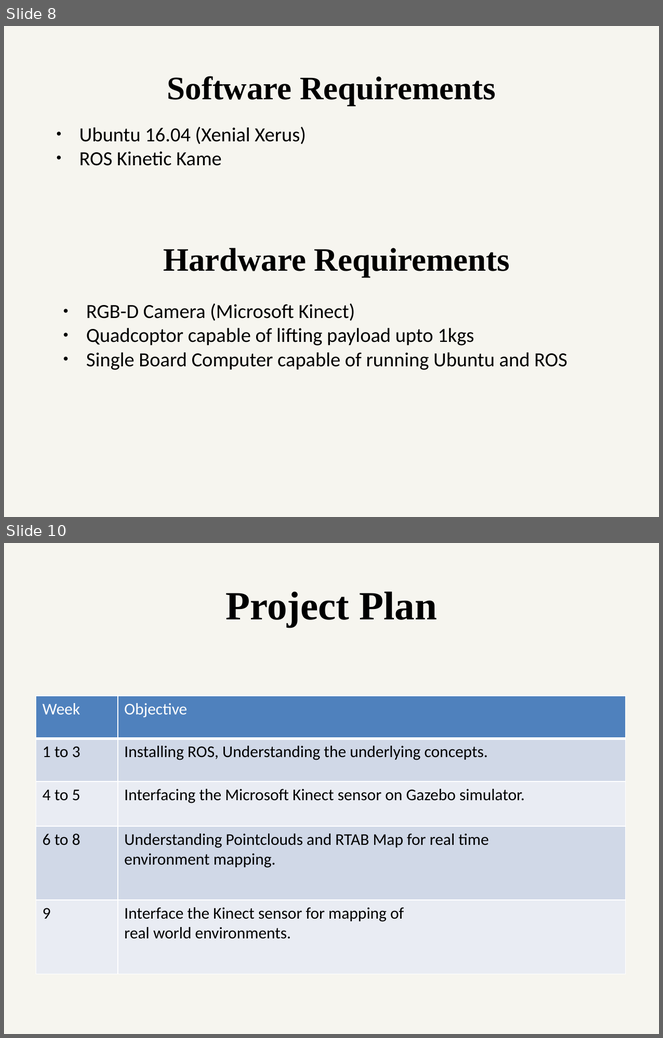
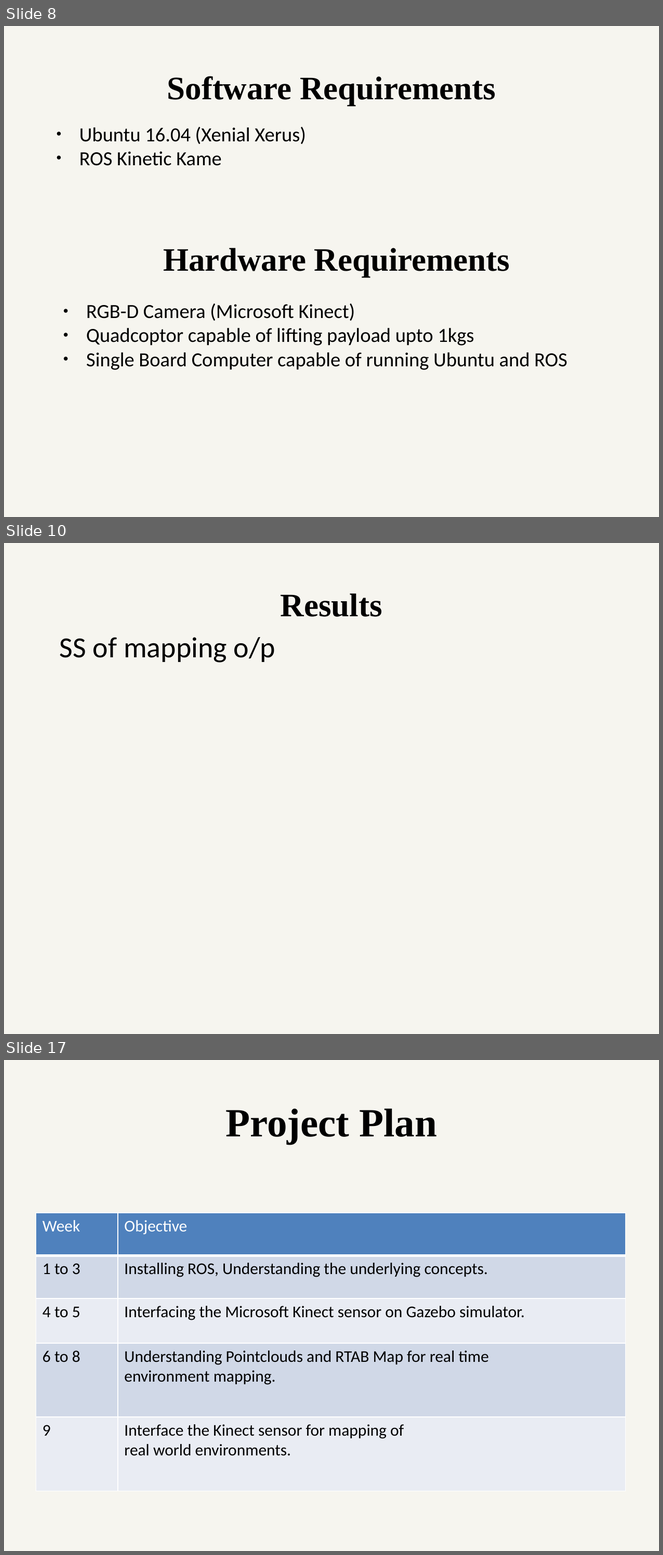
Before and after one commit to ETRX-Batch-2019/Robot-Development-using-ROS, a slide deck: Presentation/4-Aug/Robot-dev-using-ROS.pptx. Shown one above the other, each under a label of ours: slides 8 and 10 before the commit, slides 8, 10 and 17 after it; the slides between them are not shown. The pictures are 663x1038 and 663x1555 pixels, drawn with LibreOffice and Linux fonts; fonts in the diff are those of the drawing. Boxes give left, top, right and bottom in pixels: in the first picture for what was removed or moved away, otherwise in the second. Text is boxed around its words. In the diff, an @@ line names an element or a change of style, - is before the commit and + after.

```diff
--- a/Presentation/4-Aug/Robot-dev-using-ROS.pptx
+++ b/Presentation/4-Aug/Robot-dev-using-ROS.pptx
@@ slide 10 added at (x1=4, y1=543, x2=659, y2=1034), background #EEECE1 at 51% opacity @@
@@ text added at (x1=281, y1=593, x2=383, y2=617), 36 pt, text #000000, bold @@
+Results
@@ text added at (x1=60, y1=637, x2=276, y2=663), 32 pt, text #000000 @@
+SS of mapping o/p
@@ what was slide 10 is now slide 17 @@
```
Also in this commit, not shown: 1 slide changed, 6 other slides added.
